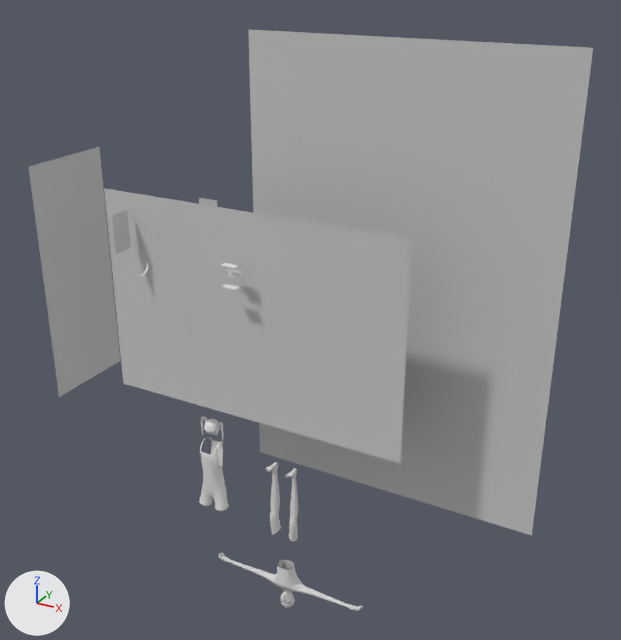
A saved change to the FBX model Exports(FBX)/3D_MC_NN.FBX.
The view is the same before and after, from a 50 mm camera at (1.011, -1.471, 1.152) aimed at (0.219, -0.031, 0.432). Lighting does not change. The marker at lower left points along +X, +Y and +Z. Where no turn or scale is listed for an object, it has been applied to the vertices.
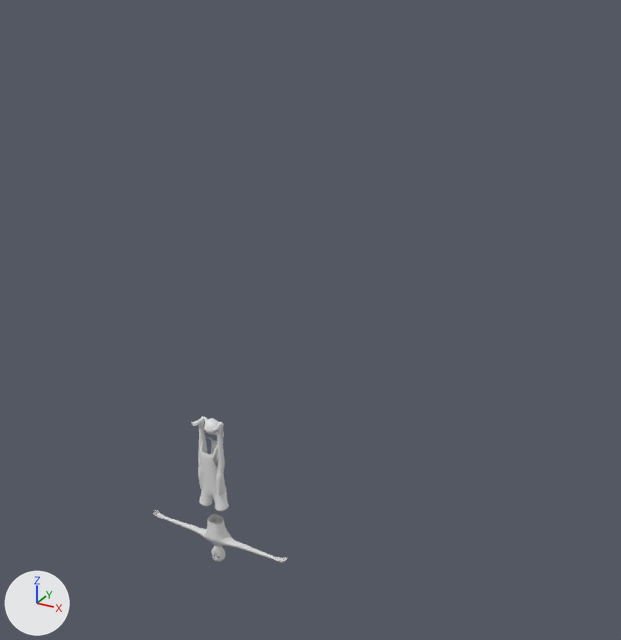
Where the newer file only moved an object's origin or applied its transform, the numbers keep the older frame.

Changed parts and their boxes [x1, y1, x2, y2] in the pictures (621 x 640 px):
```json
{"object": "Plane001", "change": "deleted", "before": [248, 30, 593, 536]}
{"object": "Plane003", "change": "deleted", "before": [104, 188, 412, 464]}
{"object": "Plane002", "change": "deleted", "before": [29, 147, 120, 397]}
{"object": "Nina", "change": "mesh moved", "before": [218, 462, 363, 611], "after": [153, 418, 287, 562]}
{"object": "Plane007", "change": "deleted", "before": [112, 210, 131, 254]}
{"object": "Plane006", "change": "deleted", "before": [199, 198, 217, 207]}
{"object": "Plane008", "change": "deleted", "before": [228, 269, 242, 279]}
{"object": "Plane009", "change": "deleted", "before": [221, 284, 239, 289]}
{"object": "Plane010", "change": "deleted", "before": [222, 263, 238, 268]}
```

Edits to the scene script, one JSON object a line:
```json
{"block": "me_mesh_002", "where": "me_mesh_002.from_pydata(...)  # 6626 vertices, 6688 faces; spans x -29.1..9.7, y -3.5..3.4, z -17.6..23.7"}
{"block": "me_mesh_002", "where": "# used by ob_nina; location = (0.096, -0.106, -0.062); scale = (-0.00999, -0.00787, -0.00952)"}
{"block": "me_mesh_002", "change": "me_mesh_002 part 1: the whole mesh is moved by (19.4, 0.0, -6.2)"}
{"op": "remove", "block": "ob_plane007", "code": ["ob_plane007 = bpy.data.objects.new('Plane007', me_mesh_006)", "ob_plane007.location = (-0.151, -0.167, 0.605)"]}
{"op": "remove", "block": "ob_plane001", "code": ["ob_plane001 = bpy.data.objects.new('Plane001', me_mesh)", "ob_plane001.location = (0.378, 0.029, 0.51)"]}
{"op": "remove", "block": "ob_plane010", "code": ["ob_plane010 = bpy.data.objects.new('Plane010', me_mesh_010)", "ob_plane010.location = (0.116, -0.17, 0.579)"]}
{"op": "remove", "block": "ob_plane008", "code": ["ob_plane008 = bpy.data.objects.new('Plane008', me_mesh_008)", "ob_plane008.location = (0.116, -0.152, 0.556)"]}
{"op": "remove", "block": "ob_plane006", "code": ["ob_plane006 = bpy.data.objects.new('Plane006', me_mesh_005)", "ob_plane006.location = (-0.051, 0.002, 0.605)"]}
{"op": "remove", "block": "ob_plane002", "code": ["ob_plane002 = bpy.data.objects.new('Plane002', me_mesh_001)", "ob_plane002.location = (-0.372, -0.078, 0.444)", "ob_plane002.rotation_euler = (1.571, 0.0, -1.571)  # degrees (90, 0, -90)", "ob_plane002.scale = (-0.00618, -0.0567, -0.00573)"]}
{"op": "remove", "block": "ob_plane009", "code": ["ob_plane009 = bpy.data.objects.new('Plane009', me_mesh_009)", "ob_plane009.location = (0.116, -0.17, 0.534)"]}
{"op": "remove", "block": "ob_plane003", "code": ["ob_plane003 = bpy.data.objects.new('Plane003', me_mesh_003)", "ob_plane003.location = (0.128, -0.131, 0.449)"]}
```
